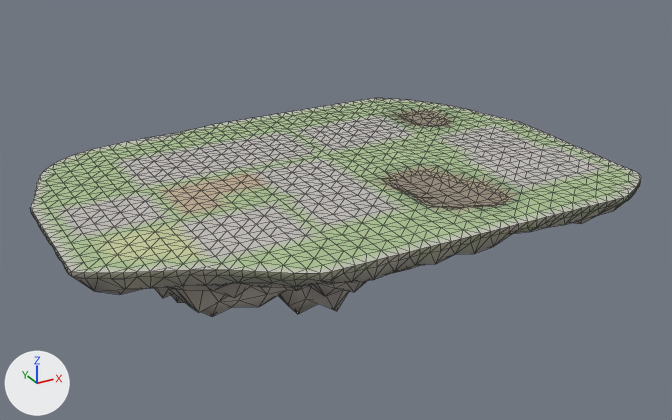
Two versions of the glTF model godot_project/remake/sky/islands/SKY-019.rock.glb, one commit apart.
The view is the same before and after, from a camera (50 mm lens) standing at (-121.6, -221.3, 98.4) and looking at (2.0, 3.4, -13.9). Lighting does not change. The marker at lower left points along +X, +Y and +Z. The older version comes first. Mesh edges are drawn as thin lines.

Script lines for the objects in view, before the commit:
```python
me_deck_col = bpy.data.meshes.new('deck-col')
me_deck_col.from_pydata(...)  # 1227 vertices, 2293 faces; spans x -83.0..76.0, y -55.0..57.0, z -2.0..0.0
me_deck_col.materials.append(mat_sky_deck)
me_rock = bpy.data.meshes.new('rock')
me_rock.from_pydata(...)  # 719 vertices, 1277 faces; spans x -83.0..76.0, y -55.0..57.0, z -46.0..0.0
me_rock.materials.append(mat_sky_rock)
ob_deck_col = bpy.data.objects.new('deck-col', me_deck_col)
ob_deck_col.location = (0.0, 0.0, 0.0)
ob_rock = bpy.data.objects.new('rock', me_rock)
ob_rock.location = (0.0, 0.0, 0.0)
```
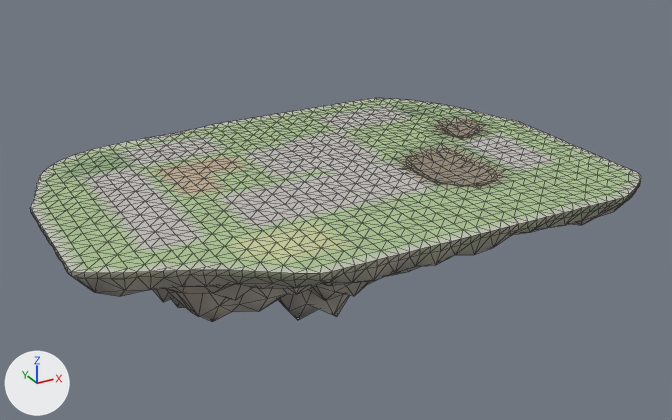
What the commit changed:
me_deck_col is used by ob_deck_col; location (0.0, 0.0, 0.0).
me_deck_col had 1227 vertices, 2293 faces and spanned x -83.0..76.0, y -55.0..57.0, z -2.0..0.0.
me_deck_col now has 1225 vertices, 2289 faces and spans x -83.0..76.0, y -55.0..57.0, z -2.0..0.0.
me_deck_col part 1: 33 vertices moved from x 9.0..61.0, y -31.0..37.0, z -2.0..0.0 to x 13.0..63.0, y -31.0..29.0, z -2.0..0.0; 162 vertices removed from x 10.0..61.0, y -41.0..38.0, z -2.0..0.0; 160 vertices added at x 13.0..63.0, y -39.0..37.0, z -2.0..0.0.
me_deck_col part 2: 821 kept faces spanning x -79.0..73.0, y -47.0..49.0, z -2.0..0.0 get new vertex colours.

Pixel boxes [x1, y1, x2, y2] of what changed, in the pictures (672 x 420 px; the box of a moved part takes in the faces that stretch with it):
part 1 of me_deck_col, moved or reshaped
    before: [373, 106, 520, 213]
    after: [373, 106, 518, 210]
part 2 of me_deck_col, recoloured
    both: [53, 105, 607, 264]
